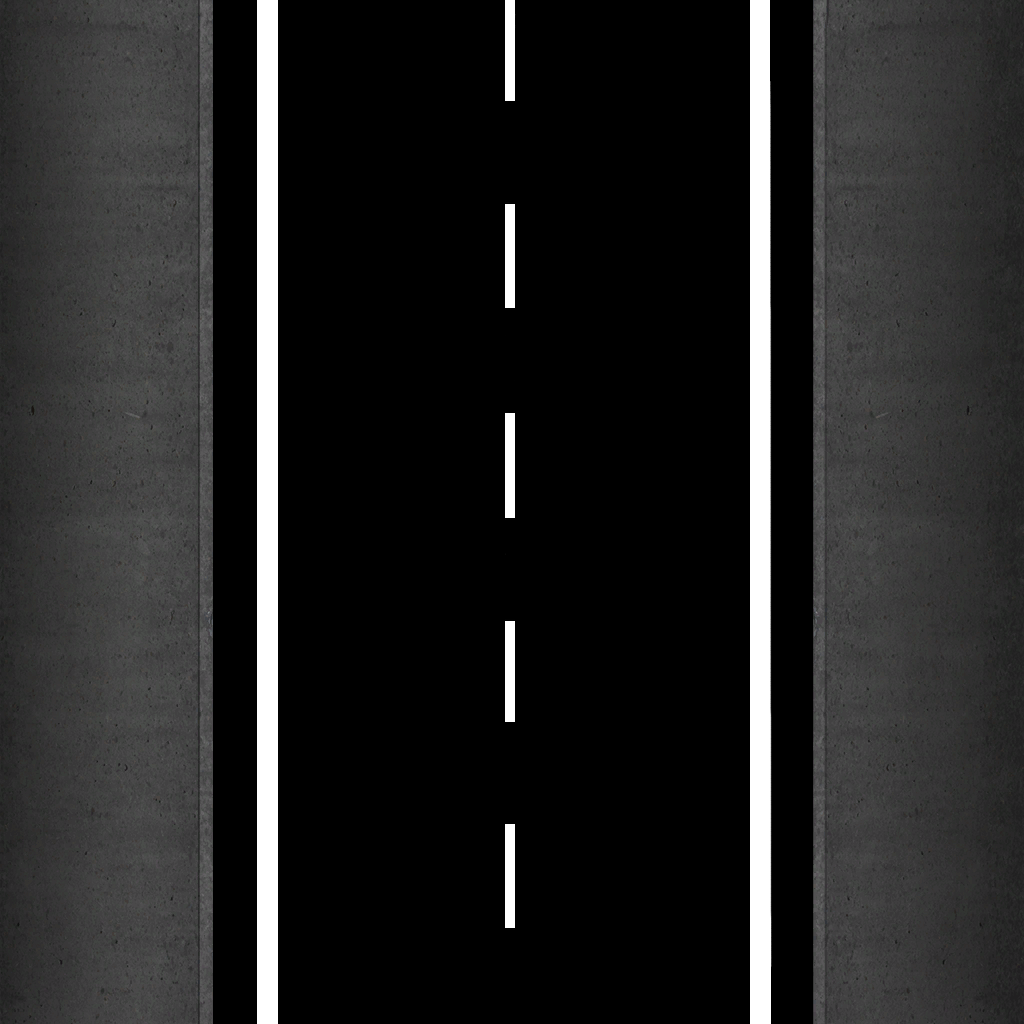
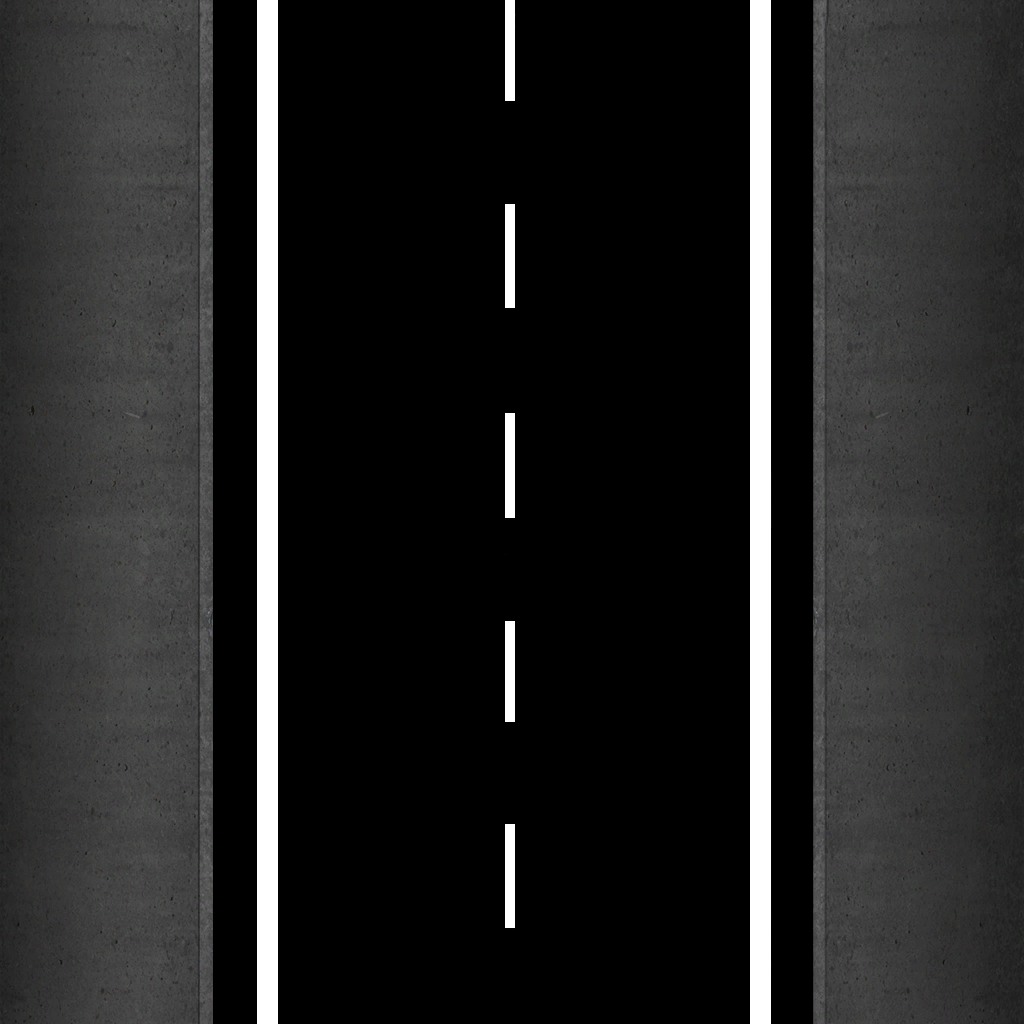
The second 1024 × 1024 image is a revision of the first. Changes to its layers:
painted on "Calque" over [770,0,772,967]
